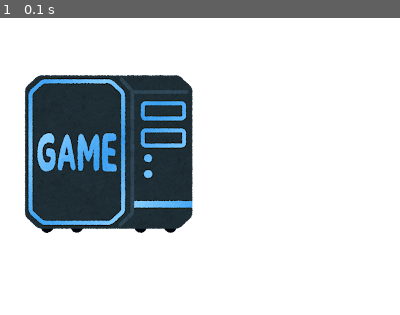
Above: before the commit, frame 1.
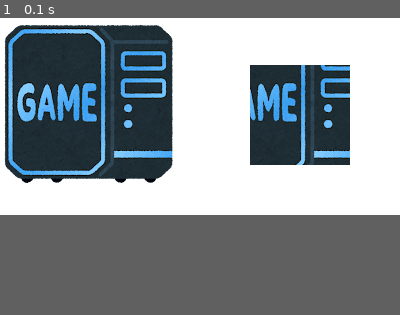
Above: after the commit, the same moment.

Repository: pipipik/py_game_01
Game: pygame game, started from draw_02.py
Two runs of this game, one before a commit and one after it. Both use one fixed random seed, a clock stepped at 60 frames per second and the inputs below.
Inputs:
- Up to frame 1 (0.1 s): no input
The window is 400x300 before the commit and 400x200 after it. Grey fills any space a smaller window leaves; there, only what the larger window draws over its background counts as a difference.

The runs differ from the first frame. In frame 1, 33% of the frame differs, in the area x 1-88%, y 2-73%.

Commit message:
draw_image_subregion1

Diff:
--- a/draw_02.py
+++ b/draw_02.py
@@ -1,11 +1,11 @@
-"""draw_image1.py"""
+"""draw_image_subregion1.py"""
 import sys
 from math import sin, cos, radians
 import pygame
 from pygame.locals import QUIT, Rect
 
 pygame.init() # pygameモジュールを初期化
-SURFACE = pygame.display.set_mode((400, 300)) #サイズを指定してウィンドウを作成
+SURFACE = pygame.display.set_mode((400, 200)) #サイズを指定してウィンドウを作成
 FPSCLOCK = pygame.time.Clock() # クロックオブジェクトを作成
 
 def main():
@@ -23,7 +23,7 @@
 
     SURFACE.fill((255, 255, 255)) # ウィンドウを白色(R,G,B)に塗りつぶす
 
-    # 多角形(ポリゴン)
+    """# 多角形(ポリゴン)
     pointlist0, pointlist1 = [], [] # 点のリストを初期化
     for theta in range(0, 360, 72): # 0°から360°まで72ずつの幅で増加するtheta
       rad = radians(theta) #度数法[°]→弧度法[rad]に単位変換
@@ -33,15 +33,20 @@
     pygame.draw.lines(SURFACE, (255, 255, 255), True, pointlist0)
     # lines(SURFACE: ベース画面オブジェクト, color: 色, pointlist: 点のリスト, width: 線の幅(0の時は塗りつぶし))
     pygame.draw.polygon(SURFACE, (255, 255, 255), pointlist1)
-
+    """
+    """
     # 画像
     # コピー先のSURFACEオブジェクト.blit(source: コピー元のSurfaceオブジェクト, dest: コピーする座標(左上)
     #                               , area: コピーする領域(一部のみ描画する時), special_flags: コピー時の演算方法)
     # 左上が(20, 50)の位置にロゴを描画
-    SURFACE.blit(logo, (20, 50))
+    #SURFACE.blit(logo, (20, 50))
+    """
+    # 画像(サブリージョン)
+    SURFACE.blit(logo,(0, 0))
+    SURFACE.blit(logo, (250, 50), Rect(50, 50, 100, 100))
 
     pygame.display.update() # プログラム中に描画した内容を画面に反映
-    FPSCLOCK.tick(1) # 1秒間に10回ループが実行
+    FPSCLOCK.tick(1) # 1秒間に1回ループが実行
 
 # 自ファイルから開始された時にmain関数が実行
 if __name__ == '__main__':
